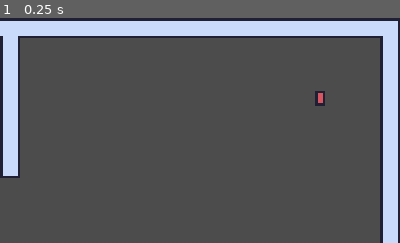
Above: before the commit, frame 1.
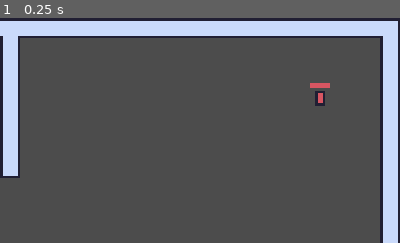
Above: after the commit, the same moment.

Repository: 3k2ng/dog-puff-pensive
Game: Godot game, scene res://scenes/demo_tung.tscn
The game is run twice, just before and just after one commit, with the same random seed, the same clock (stepped at 60 frames per second) and the same inputs. The project has no main scene, so this scene is started directly.
Inputs:
- Up to frame 1 (0.25 s): no input
The pictures show only the part of the screen within x 50-100%, y 0-50%; the shares and areas given below are measured in that part.

The runs differ from the first frame. In frame 1, 0.1% of the frame differs, in the area x 77-83%, y 28-32%.

Commit message:
added healthbar and flash

Diff:
--- a/scenes/demo_tung.tscn
+++ b/scenes/demo_tung.tscn
@@ -1,11 +1,18 @@
-[gd_scene load_steps=10 format=2]
+[gd_scene load_steps=15 format=2]
 
 [ext_resource path="res://tilesets/test_autotile.tres" type="TileSet" id=1]
 [ext_resource path="res://scenes/Player.tscn" type="PackedScene" id=2]
 [ext_resource path="res://sprites/test_sprites/enemy.png" type="Texture" id=3]
 [ext_resource path="res://scripts/enemies/basic_enemy.gd" type="Script" id=4]
+[ext_resource path="res://sprites/test_sprites/redbox.tres" type="Texture" id=5]
 [ext_resource path="res://scripts/game_field.gd" type="Script" id=6]
 [ext_resource path="res://scripts/melee_box.gd" type="Script" id=7]
+[ext_resource path="res://scripts/shaders/flash.gdshader" type="Shader" id=8]
+
+[sub_resource type="ShaderMaterial" id=8]
+shader = ExtResource( 8 )
+shader_param/flash_color = Color( 1, 1, 1, 1 )
+shader_param/flash_modifier = 0.0
 
 [sub_resource type="RectangleShape2D" id=4]
 extents = Vector2( 4, 6 )
@@ -41,7 +48,7 @@
 "values": [ 0.0, 20.0, -45.0, 0.0 ]
 }
 tracks/2/type = "value"
-tracks/2/path = NodePath("MeleeBox/HitBox:disabled")
+tracks/2/path = NodePath("MeleeBox/Shape:disabled")
 tracks/2/interp = 1
 tracks/2/loop_wrap = true
 tracks/2/imported = false
@@ -51,6 +58,37 @@
 "transitions": PoolRealArray( 1, 1, 1, 1 ),
 "update": 1,
 "values": [ true, false, false, true ]
+}
+
+[sub_resource type="Animation" id=9]
+length = 0.001
+tracks/0/type = "value"
+tracks/0/path = NodePath(".:material:shader_param/flash_modifier")
+tracks/0/interp = 1
+tracks/0/loop_wrap = true
+tracks/0/imported = false
+tracks/0/enabled = true
+tracks/0/keys = {
+"times": PoolRealArray( 0 ),
+"transitions": PoolRealArray( 1 ),
+"update": 0,
+"values": [ 0.0 ]
+}
+
+[sub_resource type="Animation" id=10]
+resource_name = "flash"
+length = 0.2
+tracks/0/type = "value"
+tracks/0/path = NodePath(".:material:shader_param/flash_modifier")
+tracks/0/interp = 1
+tracks/0/loop_wrap = true
+tracks/0/imported = false
+tracks/0/enabled = true
+tracks/0/keys = {
+"times": PoolRealArray( 0, 0.2 ),
+"transitions": PoolRealArray( 1, 1 ),
+"update": 0,
+"values": [ 1.0, 0.0 ]
 }
 
 [node name="Game" type="Node"]
@@ -71,10 +109,14 @@
 position = Vector2( 64, 64 )
 
 [node name="TestEnemy" type="KinematicBody2D" parent="Field" groups=["enemy"]]
+material = SubResource( 8 )
 position = Vector2( 576, 64 )
+collision_layer = 3
+collision_mask = 3
 script = ExtResource( 4 )
 
 [node name="Enemy" type="Sprite" parent="Field/TestEnemy"]
+use_parent_material = true
 position = Vector2( 0, -2 )
 texture = ExtResource( 3 )
 __meta__ = {
@@ -92,10 +134,24 @@
 [node name="MeleeBox" type="Area2D" parent="Field/TestEnemy"]
 script = ExtResource( 7 )
 
-[node name="HitBox" type="CollisionShape2D" parent="Field/TestEnemy/MeleeBox"]
+[node name="Shape" type="CollisionShape2D" parent="Field/TestEnemy/MeleeBox"]
 position = Vector2( 8, 0 )
 shape = SubResource( 5 )
 disabled = true
 
 [node name="AnimationPlayer" type="AnimationPlayer" parent="Field/TestEnemy"]
 anims/melee_attack = SubResource( 6 )
+
+[node name="FlashPlayer" type="AnimationPlayer" parent="Field/TestEnemy"]
+anims/RESET = SubResource( 9 )
+anims/flash = SubResource( 10 )
+
+[node name="HealthBar" type="TextureProgress" parent="Field/TestEnemy"]
+margin_left = -8.0
+margin_top = -12.0
+margin_right = -4.0
+margin_bottom = -8.0
+rect_scale = Vector2( 4, 1 )
+texture_under = ExtResource( 5 )
+texture_progress = ExtResource( 5 )
+tint_under = Color( 0, 0, 0, 1 )
--- a/scripts/enemies/basic_enemy.gd
+++ b/scripts/enemies/basic_enemy.gd
@@ -11,6 +11,7 @@
 var target: KinematicBody2D
 
 onready var to_player: RayCast2D = $ToPlayer
+onready var health_bar: TextureProgress = $HealthBar
 
 func get_player_as_target() -> void:
 	var player_group: Array = get_tree().get_nodes_in_group("player")
@@ -22,6 +23,9 @@
 
 func _ready() -> void:
 	get_player_as_target()
+	max_health = 3
+	health_bar.max_value = max_health
+	._ready()
 
 func _process(delta: float) -> void:
 	._process(delta)
@@ -41,9 +45,12 @@
 	else:
 		get_player_as_target()
 
+	health_bar.value = health
+
 func _physics_process(delta: float) -> void:
 	._physics_process(delta)
 	velocity = direction * MOVEMENT_SPEED
 
 func hurt(dir: Vector2, damage: int) -> void:
+	$FlashPlayer.play("flash")
 	.hurt(dir, damage)
--- a/scripts/enemies/enemy.gd
+++ b/scripts/enemies/enemy.gd
@@ -1,10 +1,11 @@
 extends KinematicBody2D
 
+var max_health: int
 var health: int
 var velocity: Vector2
 
 func _ready() -> void:
-	pass
+	health = max_health
 
 func _process(delta: float) -> void:
 	if health < 0:
--- /dev/null
+++ b/scripts/shaders/flash.gdshader
@@ -0,0 +1,10 @@
+shader_type canvas_item;
+
+uniform vec4 flash_color: hint_color = vec4(1.0);
+uniform float flash_modifier: hint_range(0.0, 1.0) = 0.0;
+
+void fragment() {
+	vec4 color = texture(TEXTURE, UV);
+	color.rgb = mix(color.rgb, flash_color.rgb, flash_modifier);
+	COLOR = color;
+}
--- /dev/null
+++ b/sprites/test_sprites/redbox.tres
@@ -0,0 +1,7 @@
+[gd_resource type="AtlasTexture" load_steps=2 format=2]
+
+[ext_resource path="res://sprites/test_sprites/enemy.png" type="Texture" id=1]
+
+[resource]
+atlas = ExtResource( 1 )
+region = Rect2( 6, 6, 4, 4 )
